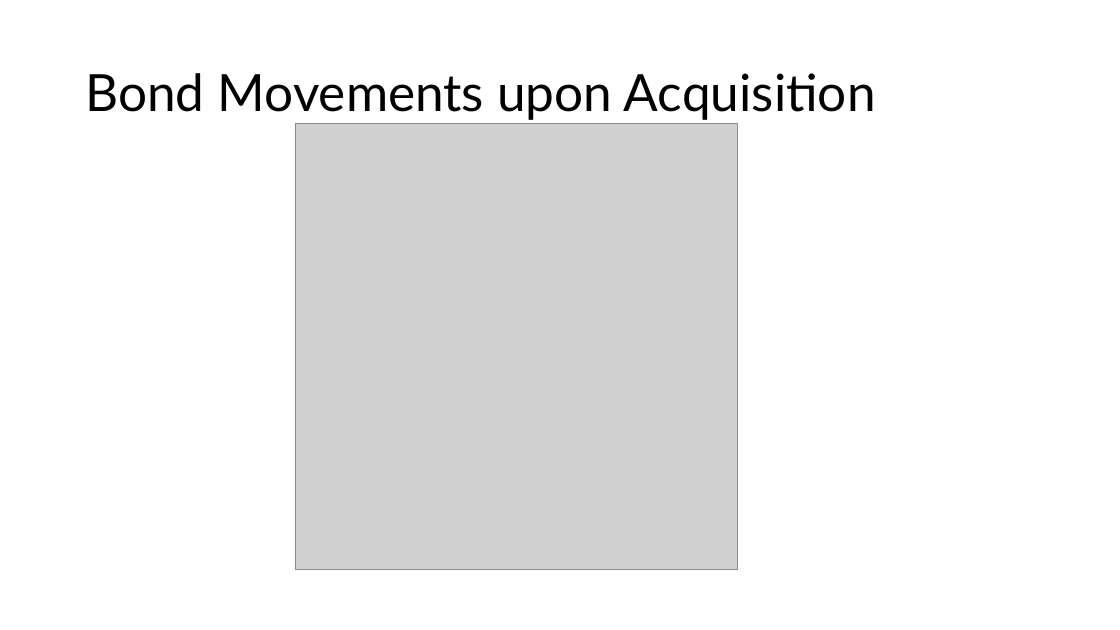
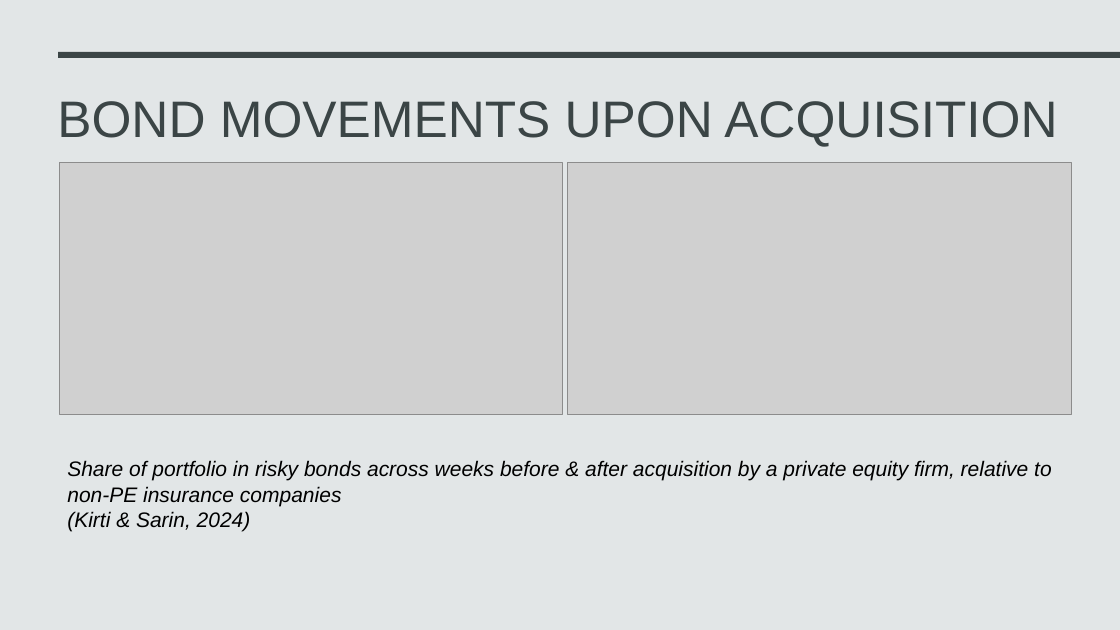
Before and after one commit to AFB-TUV/Fall-2026, a slide deck: slide 7 of Actuarial Corporate Finance/Why is Private Equity Involved with Insurance.pptx (slide 6 before the commit). Drawn at 1120x630 pixels with LibreOffice and Linux fonts; fonts in the diff are those of the drawing; grey boxes stand for pictures. Boxes give left, top, right and bottom in pixels: in the first picture for what was removed or moved away, otherwise in the second. Text is boxed around its words. In the diff, an @@ line names an element or a change of style, - is before the commit and + after.

```diff
--- a/Actuarial Corporate Finance/Why is Private Equity Involved with Insurance.pptx
+++ b/Actuarial Corporate Finance/Why is Private Equity Involved with Insurance.pptx
@@ background #FFFFFF to #E2E6E7 @@
@@ rectangle added at (58, 52, 1120, 58), fill #3B4546 @@
@@ title "BOND MOVEMENTS UPON ACQUISITION" at (57, 101, 1057, 147): vertical alignment middle to top @@
@@ title at (57, 101, 1057, 147): text changed; font Lato to Arial; text colour #000000 to #3B4546 @@
-Bond Movements upon Acquisition
+BOND MOVEMENTS UPON ACQUISITION
@@ picture removed at (296, 124, 738, 570) @@
@@ picture added at (59, 162, 562, 415) @@
@@ picture added at (568, 162, 1071, 415) @@
@@ text added at (67, 460, 1052, 531), 18 pt, text #000000, italic @@
+Share of portfolio in risky bonds across weeks before & after acquisition by a private equity firm, relative to non-PE insurance companies
+(Kirti & Sarin, 2024)
```
Also in this commit, not shown: 6 other slides changed, 2 slides added, 6 other files.
